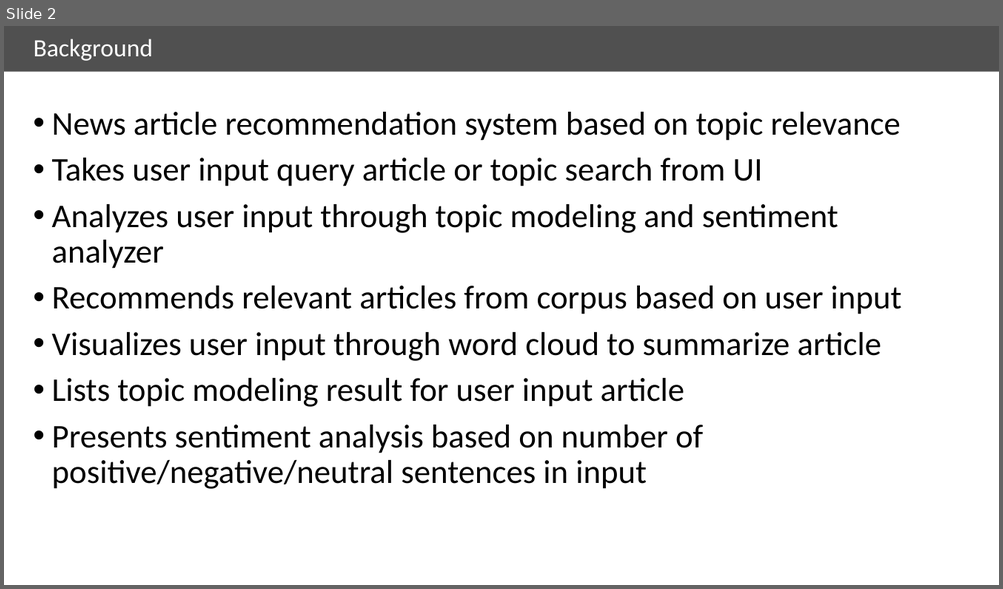
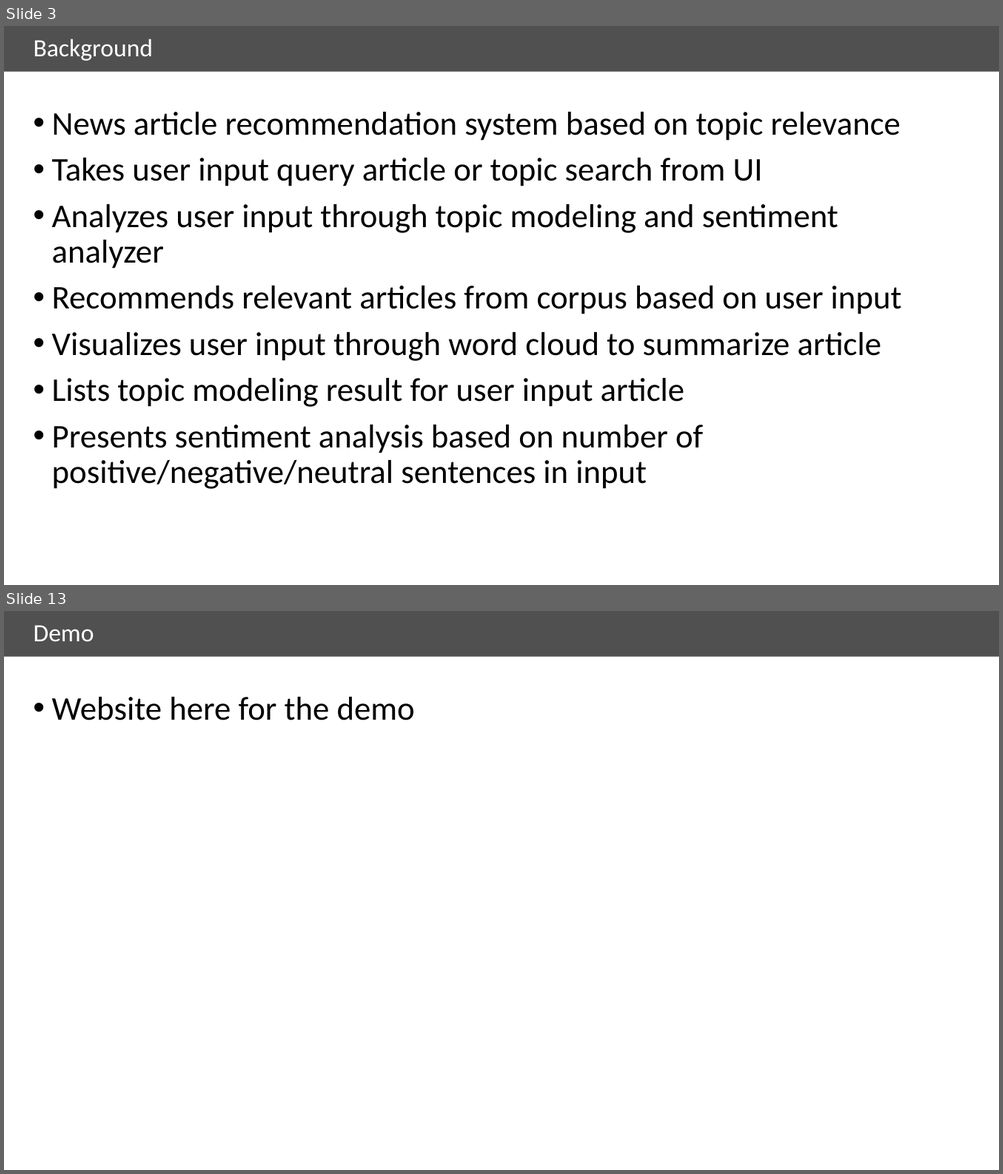
Before and after one commit to ryanbae89/news_analyzer, a slide deck: doc/Final_presentation_v1.pptx. Shown one above the other, each under a label of ours: slide 2 before the commit, slides 3 and 13 after it; the slides between them are not shown. The pictures are 1003x589 and 1003x1174 pixels, drawn with LibreOffice and Linux fonts; fonts in the diff are those of the drawing. Boxes give left, top, right and bottom in pixels: in the first picture for what was removed or moved away, otherwise in the second. Text is boxed around its words. In the diff, an @@ line names an element or a change of style, - is before the commit and + after.

```diff
--- a/doc/Final_presentation_v1.pptx
+++ b/doc/Final_presentation_v1.pptx
@@ slide 13 added at (x1=4, y1=611, x2=999, y2=1170), background #FFFFFF; not listed: 1 template element that a slide beside it also shows @@
@@ title added at (x1=34, y1=625, x2=94, y2=641), 24 pt, text #FFFFFF @@
+Demo
@@ text added at (x1=52, y1=697, x2=415, y2=721), 32 pt, text #000000 @@
+• Website here for the demo
@@ what was slide 2 is now slide 3 @@
```
Also in this commit, not shown: 4 slides changed, 10 other slides added, 3 slides removed, 6 other files.
